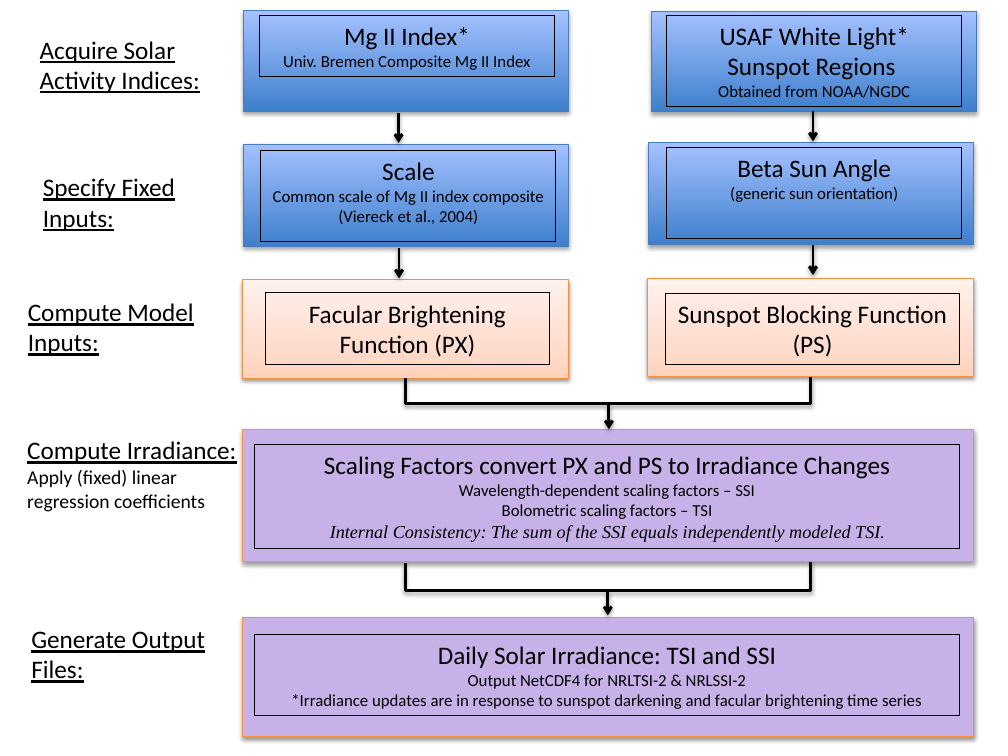
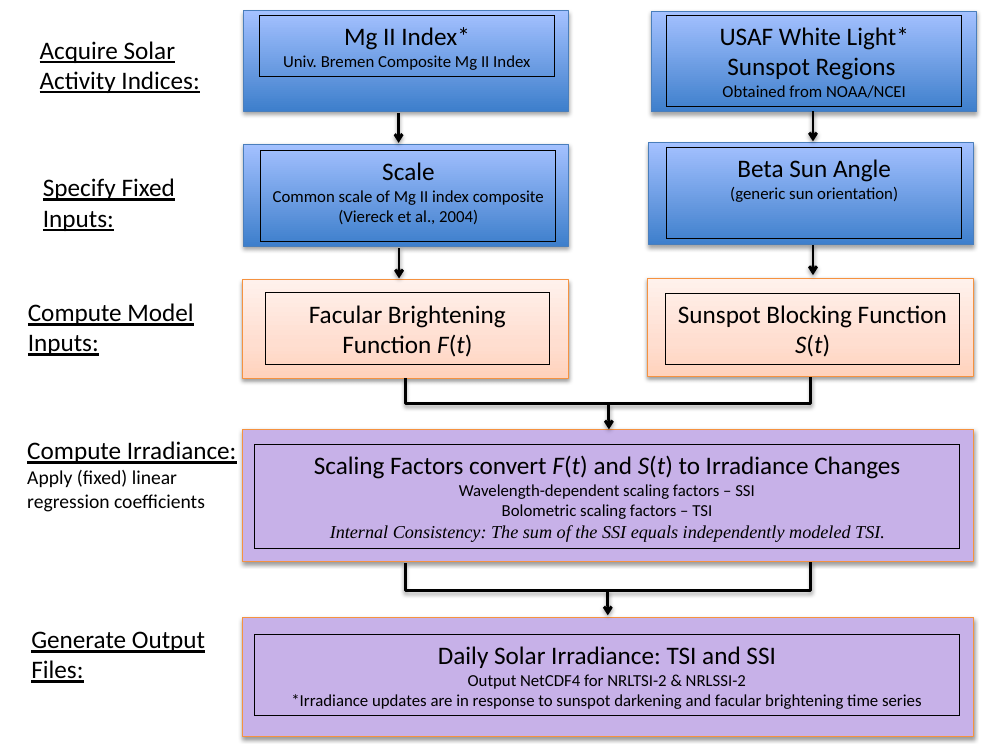
Before and after one commit to dlindhol/nrlssi, a slide deck: slide 1 of docs/Solar Irradiance Data Flow Diagram Final mod.pptx. Drawn at 1008x756 pixels with LibreOffice and Linux fonts; fonts in the diff are those of the drawing. Boxes give left, top, right and bottom in pixels: in the first picture for what was removed or moved away, otherwise in the second. Text is boxed around its words. In the diff, an @@ line names an element or a change of style, - is before the commit and + after.

Commit message:
removed reference to NOAA and changed to NCEI.

```diff
--- a/docs/Solar Irradiance Data Flow Diagram Final mod.pptx
+++ b/docs/Solar Irradiance Data Flow Diagram Final mod.pptx
@@ text in rectangle at box(722, 85, 906, 98): text changed @@
-Obtained from NOAA/NGDC
+Obtained from NOAA/NCEI
@@ text in rectangle at box(309, 305, 506, 357): text changed @@
-Facular Brightening Function (PX)
+Facular Brightening Function F(t)
@@ text in rectangle at box(678, 305, 947, 357): text changed @@
-Sunspot Blocking Function (PS)
+Sunspot Blocking Function S(t)
@@ text in rectangle at box(314, 455, 900, 479): text changed @@
-Scaling Factors convert PX and PS to Irradiance Changes
+Scaling Factors convert F(t) and S(t) to Irradiance Changes
```
